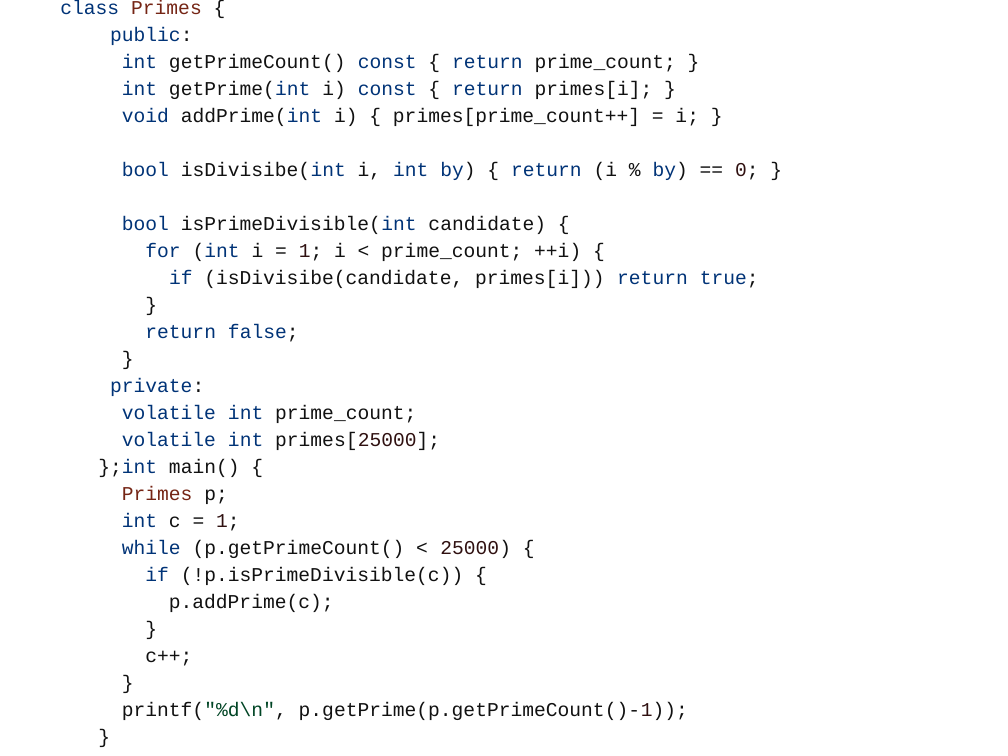
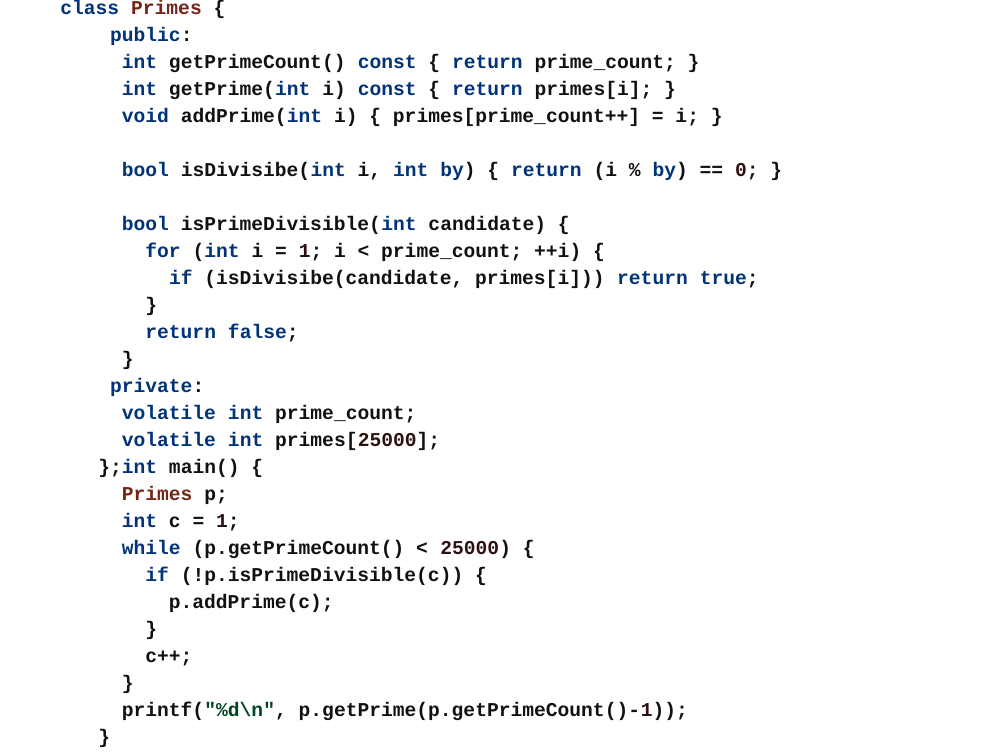
Before and after one commit to cvhu/ee382v-reddi, a slide deck: slide 25 of project/report0/figs/EE382V Final Project Presentation.ppt. Drawn at 1008x756 pixels with LibreOffice and Linux fonts; fonts in the diff are those of the drawing. Boxes give left, top, right and bottom in pixels: in the first picture for what was removed or moved away, otherwise in the second. Text is boxed around its words. In the diff, an @@ line names an element or a change of style, - is before the commit and + after.

```diff
--- a/project/report0/figs/EE382V Final Project Presentation.ppt
+++ b/project/report0/figs/EE382V Final Project Presentation.ppt
@@ text "class Primes { public: int ..." at [60,0,759,720]: bold on @@
```
Also in this commit, not shown: 1 other slide changed, 3 other files.
